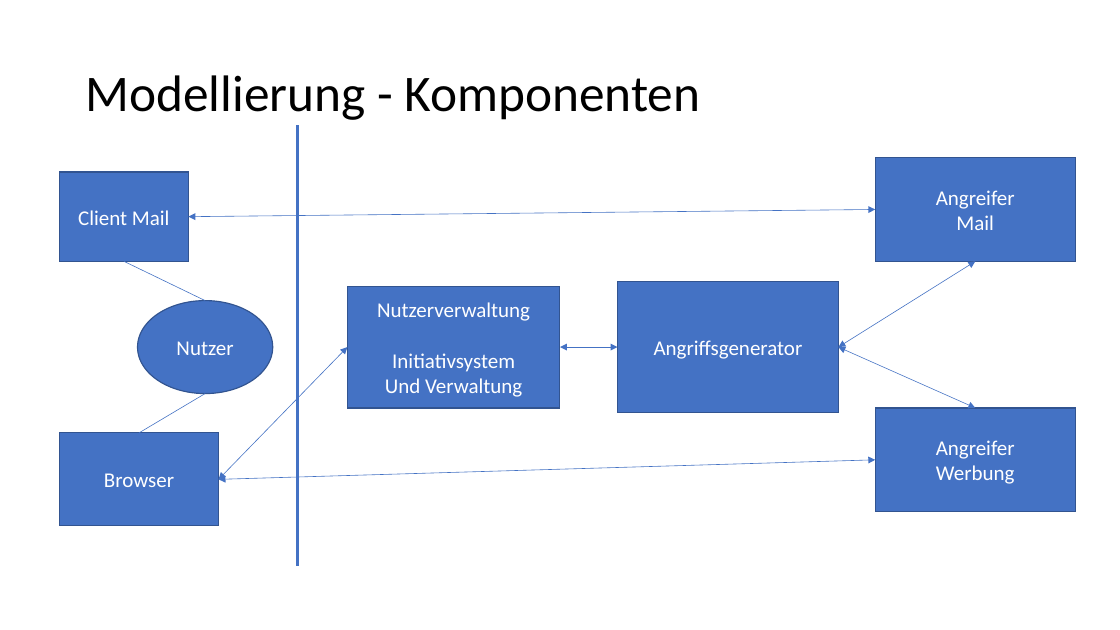
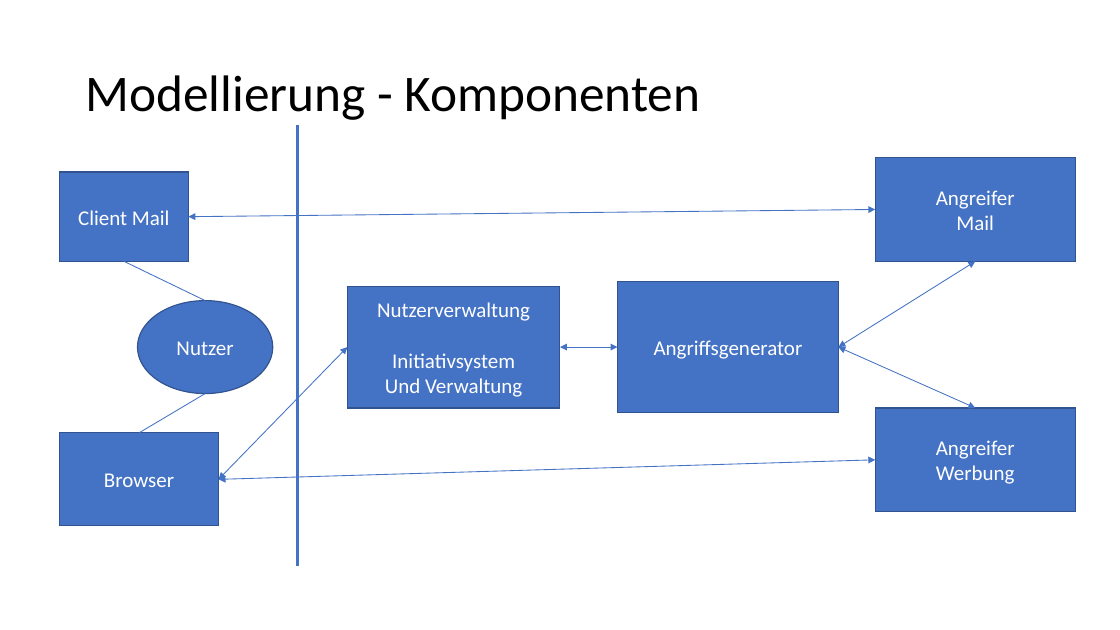
Before and after one commit to Snapstromegon/EPWS2019RaphaelHoeserTimSchettler, a slide deck: slide 12 of Audits/Audit 1/audit1.pptx. Drawn at 1120x630 pixels with LibreOffice and Linux fonts; fonts in the diff are those of the drawing. Boxes give left, top, right and bottom in pixels: in the first picture for what was removed or moved away, otherwise in the second. Text is boxed around its words. In the diff, an @@ line names an element or a change of style, - is before the commit and + after.

```diff
--- a/Audits/Audit 1/audit1.pptx
+++ b/Audits/Audit 1/audit1.pptx
@@ double arrow (188, 217) - (875, 209): stroke #4472C4 0.5 pt to #4472C4 0.75 pt @@
@@ line (124, 261) - (205, 301): stroke #4472C4 0.5 pt to #4472C4 0.75 pt @@
@@ double arrow (839, 347) - (975, 261): stroke #4472C4 0.5 pt to #4472C4 0.75 pt @@
@@ double arrow (218, 480) - (348, 347): stroke #4472C4 0.5 pt to #4472C4 0.75 pt @@
@@ double arrow (839, 347) - (975, 408): stroke #4472C4 0.5 pt to #4472C4 0.75 pt @@
@@ line (139, 433) - (205, 394): stroke #4472C4 0.5 pt to #4472C4 0.75 pt @@
@@ double arrow (218, 480) - (875, 460): stroke #4472C4 0.5 pt to #4472C4 0.75 pt @@
```
Also in this commit, not shown: 11 other slides changed, 2 slides added.
